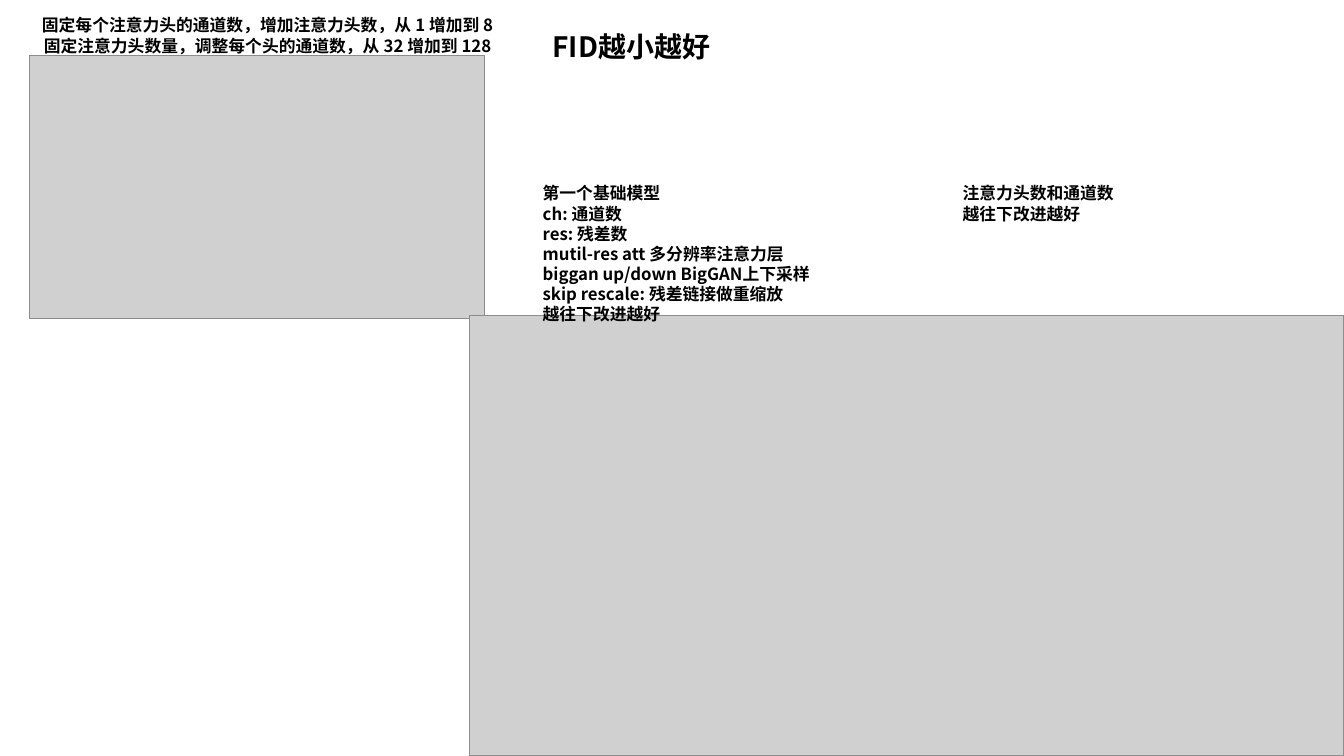
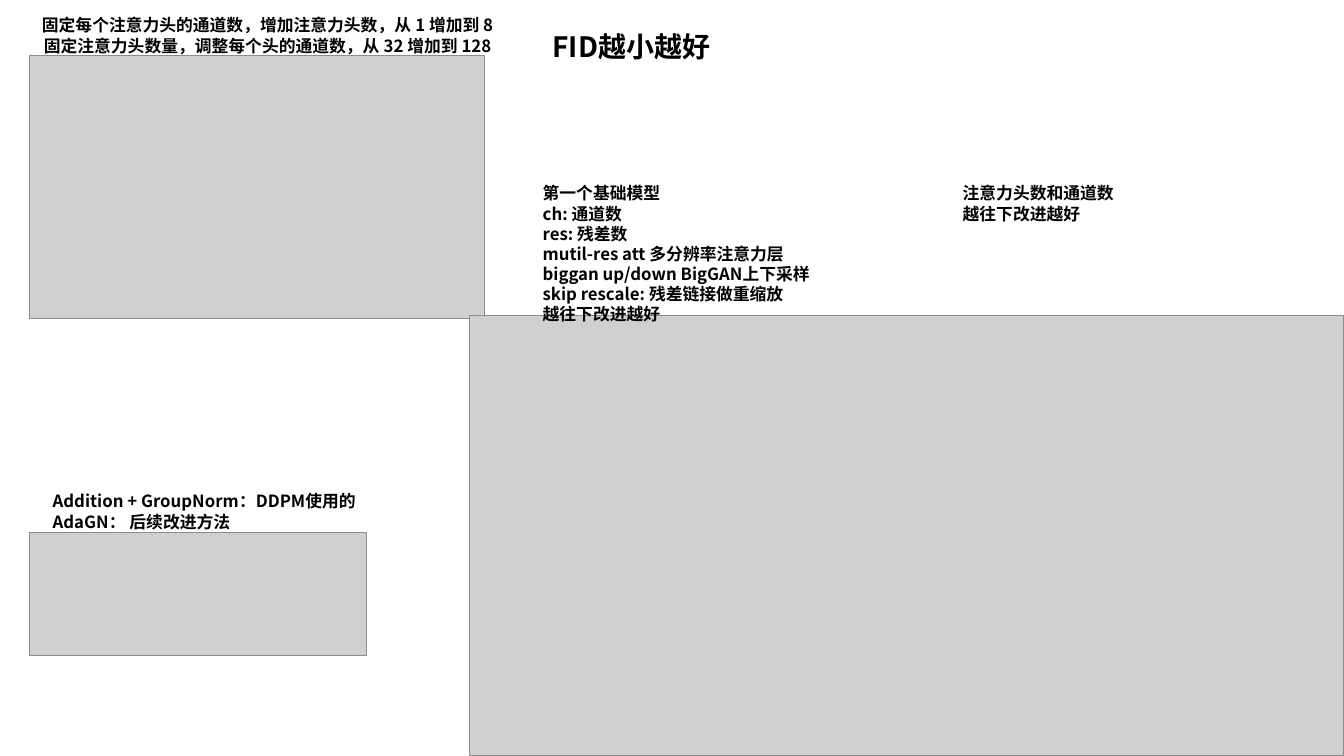
Before and after one commit to Elephant-King9/Paper, a slide deck: slide 22 of Base_Model/GAN+VAE+Diffusion/论文作图.pptx. Drawn at 1344x756 pixels with LibreOffice and Linux fonts; fonts in the diff are those of the drawing; grey boxes stand for pictures. Boxes give left, top, right and bottom in pixels: in the first picture for what was removed or moved away, otherwise in the second. Text is boxed around its words. In the diff, an @@ line names an element or a change of style, - is before the commit and + after.

```diff
--- a/Base_Model/GAN+VAE+Diffusion/论文作图.pptx
+++ b/Base_Model/GAN+VAE+Diffusion/论文作图.pptx
@@ text added at box(53, 493, 356, 533), 12 pt, text #000000, bold @@
+Addition + GroupNorm：DDPM使用的
+AdaGN： 后续改进方法
@@ picture added at box(29, 533, 367, 656) @@
```
Also in this commit, not shown: 1 other slide changed, 6 slides added, 6 other files.
